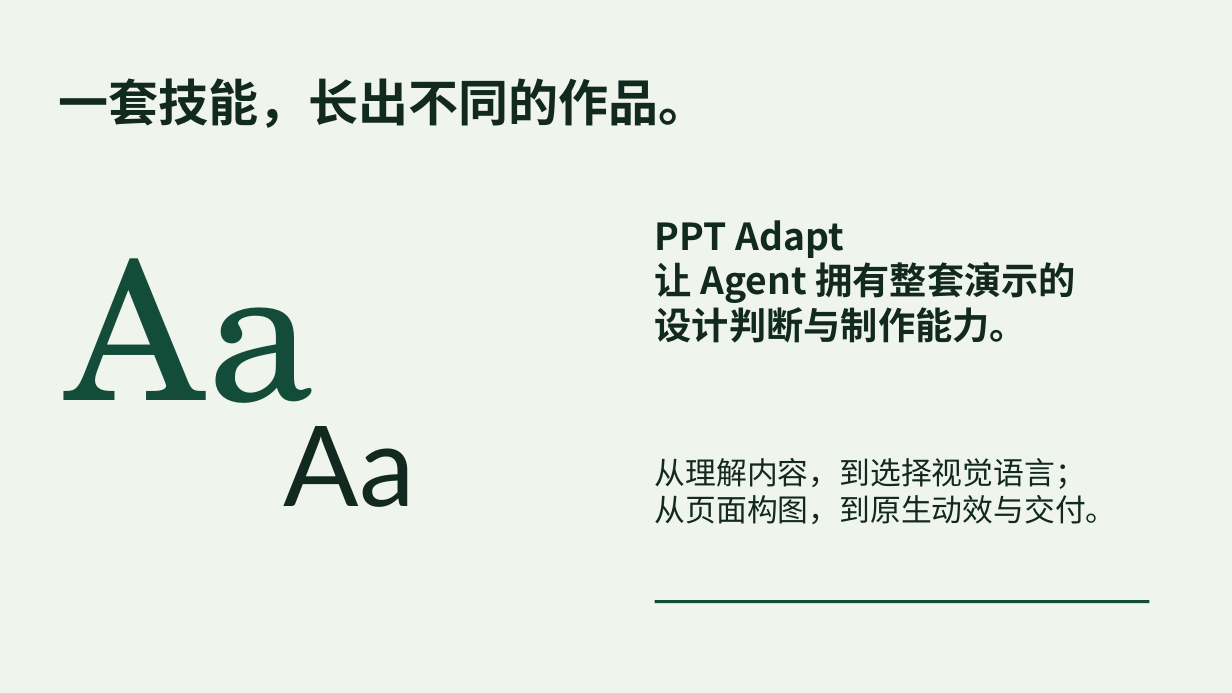
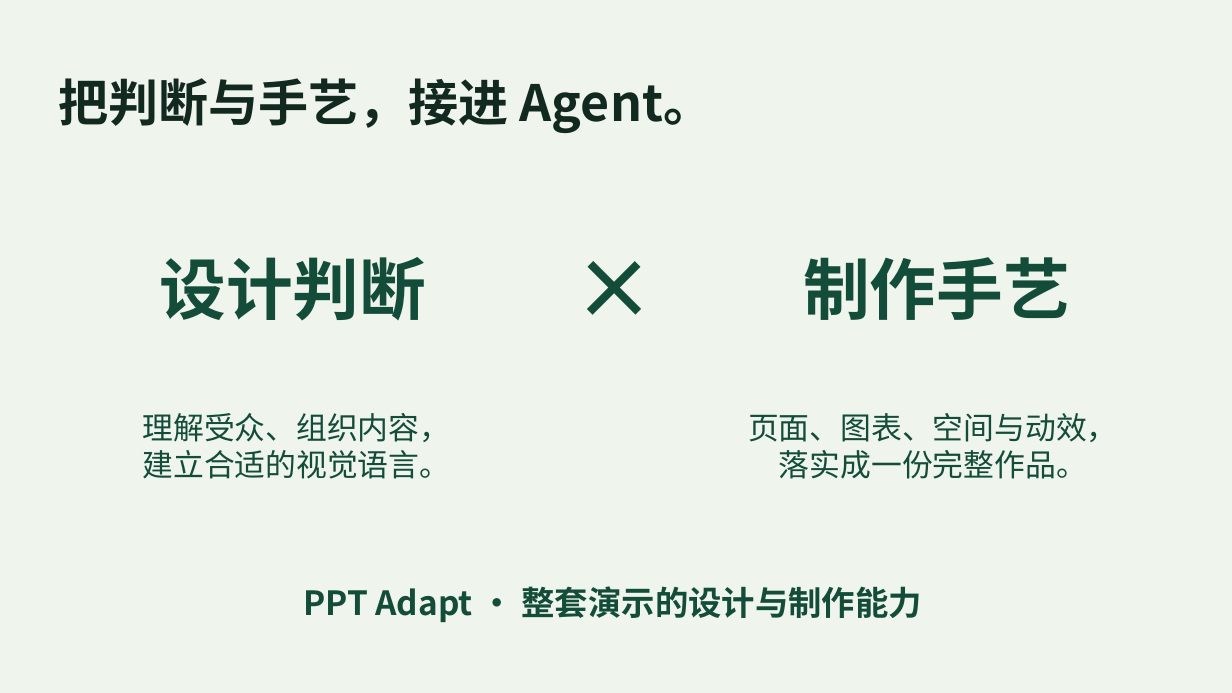
Before and after one commit to rockpunkgod/ppt-adapt, a slide deck: slide 2 of examples/ppt-adapt-unique/ppt-adapt-unique.pptx. Drawn at 1232x693 pixels with LibreOffice and Linux fonts; fonts in the diff are those of the drawing. Boxes give left, top, right and bottom in pixels: in the first picture for what was removed or moved away, otherwise in the second. Text is boxed around its words. In the diff, an @@ line names an element or a change of style, - is before the commit and + after.

Commit message:
Strengthen deck-wide creative direction across PPT Adapt skills

```diff
--- a/examples/ppt-adapt-unique/ppt-adapt-unique.pptx
+++ b/examples/ppt-adapt-unique/ppt-adapt-unique.pptx
@@ text at <box>58,78,713,133</box>: text changed @@
-一套技能，长出不同的作品。
+把判断与手艺，接进 Agent。
@@ text added at <box>531,197,698,364</box>, 94 pt, text #134D3A @@
+×
@@ text removed at <box>65,258,314,455</box> @@
-Aa
@@ text added at <box>159,257,426,321</box>, 52 pt, text #134D3A, bold @@
+设计判断
@@ text added at <box>803,257,1070,320</box>, 52 pt, text #134D3A, bold @@
+制作手艺
@@ text added at <box>142,413,450,479</box>, 24 pt, text #134D3A @@
+理解受众、组织内容，
+建立合适的视觉语言。
@@ text added at <box>748,413,1118,479</box>, 24 pt, text #134D3A @@
+页面、图表、空间与动效，
+落实成一份完整作品。
@@ text removed at <box>284,426,415,507</box> @@
-Aa
@@ text removed at <box>655,458,1117,524</box> @@
-从理解内容，到选择视觉语言；
-从页面构图，到原生动效与交付。
@@ text at <box>303,586,922,622</box>: text changed; size 29 to 26 pt; text colour #122920 to #134D3A @@
-PPT Adapt
-让 Agent 拥有整套演示的
-设计判断与制作能力。
+PPT Adapt · 整套演示的设计与制作能力
@@ rectangle removed at <box>655,600,1149,603</box> @@
```
Also in this commit, not shown: 2 other slides changed, 8 other files.
